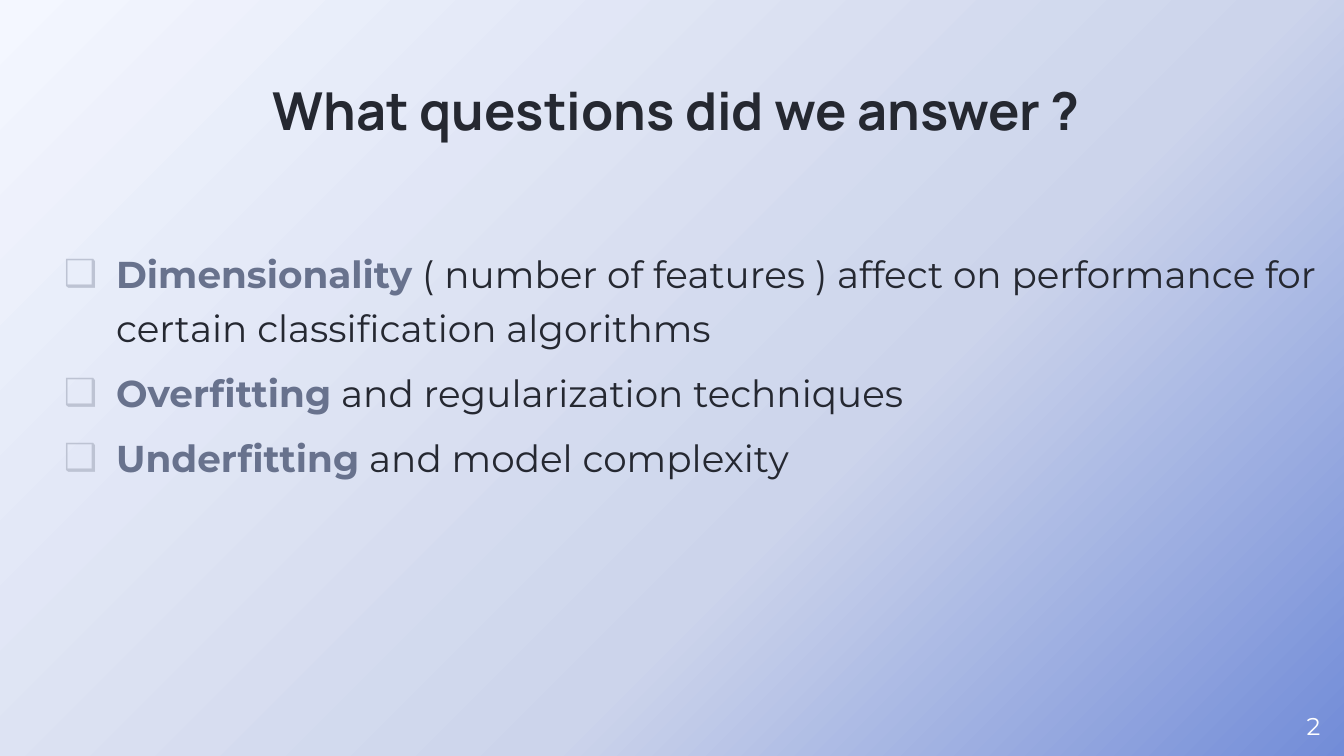
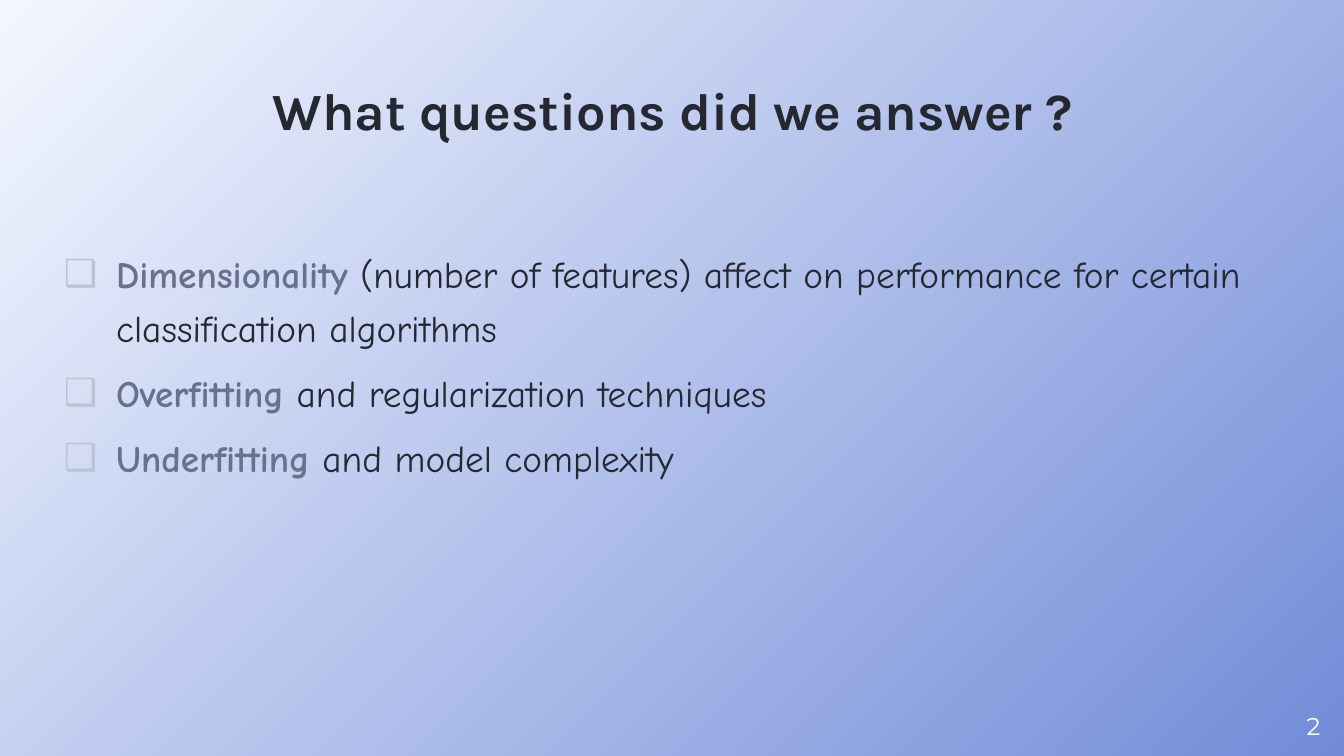
Before and after one commit to whalit/SFML-Project, a slide deck: slide 2 of PPT presentation.pptx. Drawn at 1344x756 pixels with LibreOffice and Linux fonts; fonts in the diff are those of the drawing; background and template pictures are left out. Boxes give left, top, right and bottom in pixels: in the first picture for what was removed or moved away, otherwise in the second. Text is boxed around its words. In the diff, an @@ line names an element or a change of style, - is before the commit and + after.

```diff
--- a/PPT presentation.pptx
+++ b/PPT presentation.pptx
@@ background gradient #F4F7FF to #CCD4EB to #728CD8 to gradient #728CD8 to #F4F7FF @@
@@ text "What questions did we answer ..." at (273,93,1032,143): font Manrope to Karla @@
@@ text at (116,259,1241,349): text changed; font Montserrat to Comic Neue @@
-❑ Dimensionality ( number of features ) affect on performance for certain classification algorithms
+❑ Dimensionality (number of features) affect on performance for certain classification algorithms
@@ text at (116,381,766,480): font Montserrat to Comic Neue in "Overfitting and regularization techniques", "Underfitting and model complexity" @@
```
Also in this commit, not shown: 21 other slides changed.
